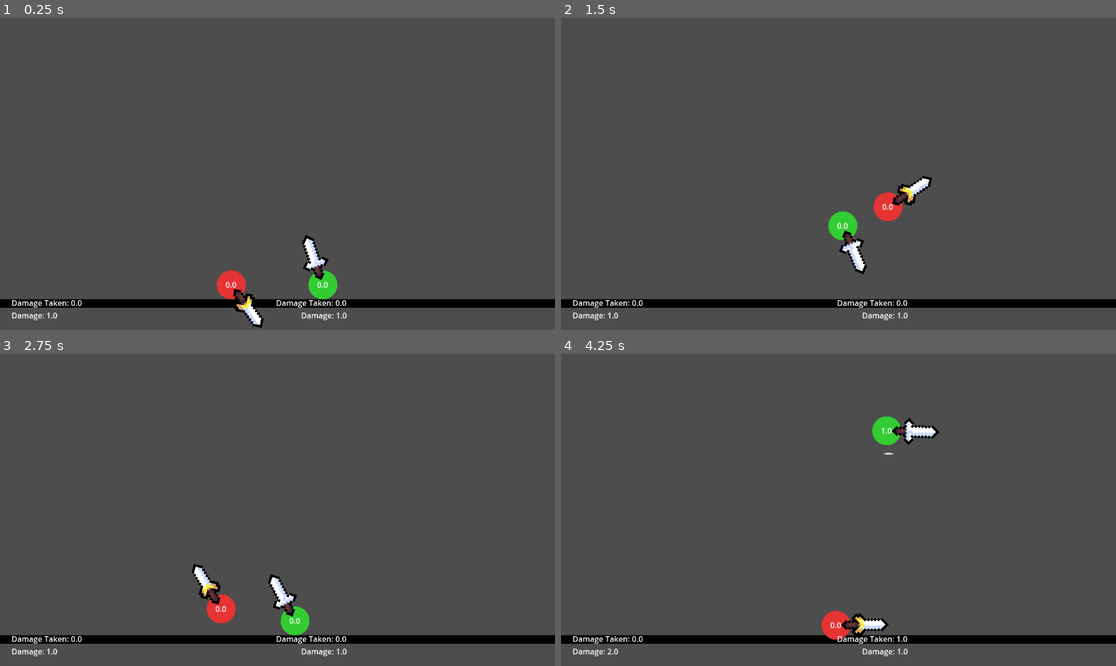
Above: before the commit, frames 1-4 (two rows, left to right).
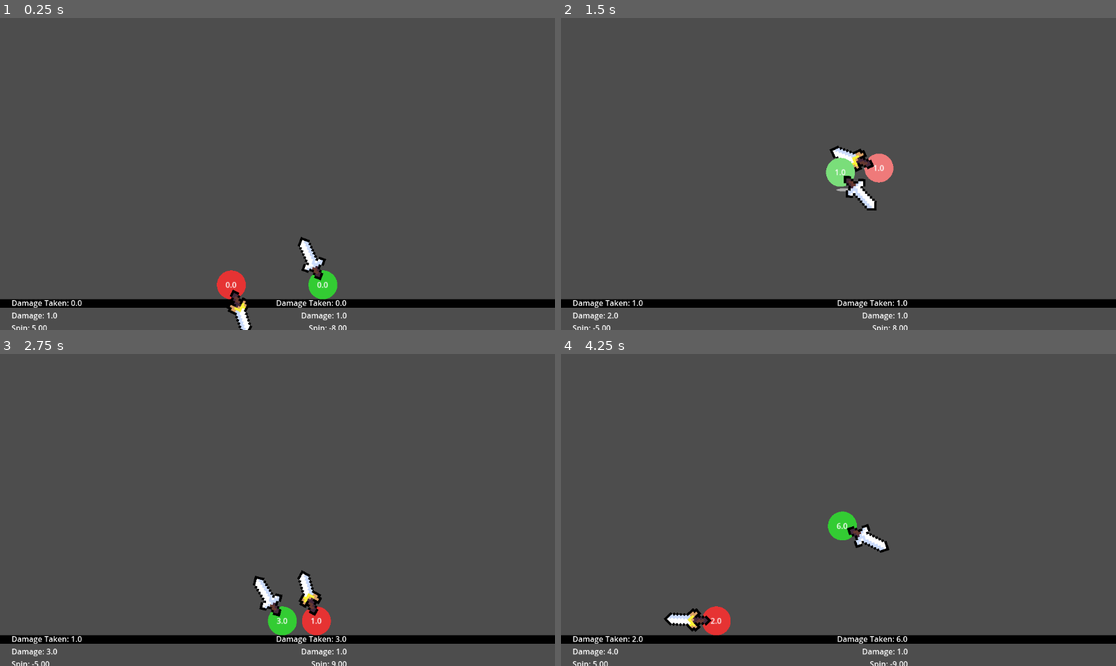
Above: after the commit, the same moments.

Repository: HarryLin349/Super-Smash-Balls
Game: Godot game, scene res://Main.tscn
Two runs of this game, one before a commit and one after it. Both use one fixed random seed, a clock stepped at 60 frames per second and the inputs below.
Inputs:
- Up to frame 1 (0.25 s): no input
- Up to frame 2 (1.5 s): no input
- Up to frame 3 (2.75 s): no input
- Up to frame 4 (4.25 s): no input

The runs differ from the first frame. In frame 1, 0.9% of the frame differs, in the area x 2-63%, y 69-100%; in frame 2, 2.8%; in frame 3, 2.5%; in frame 4, 2.9%, in the area x 2-69%, y 20-100%.

Commit message:
damage and balance adjustments

Diff:
--- a/Ball.gd
+++ b/Ball.gd
@@ -31,6 +31,7 @@
 @export var double_jump_ring_duration := 0.5
 @export var max_double_jumps := 1
 @export var weight := 1.0
+@export var damage_knockback_cooldown := 0.12
 
 static var _hit_stop_active := false
 var _flash_timer := 0.0
@@ -42,6 +43,7 @@
 var _trail_timer := 0.0
 var _double_jumps_used := 0
 var _suppress_knockback_until := 0
+var _last_damage_knockback_ms := 0
 
 var damage_taken := 0.0
 
@@ -108,6 +110,11 @@
 	if source != null:
 		if Time.get_ticks_msec() < _suppress_knockback_until:
 			return
+		var now := Time.get_ticks_msec()
+		if now - _last_damage_knockback_ms < int(damage_knockback_cooldown * 1000.0):
+			return
+		_last_damage_knockback_ms = now
+		linear_velocity *= 0.1
 		var direction := (global_position - source.global_position).normalized()
 		if direction == Vector2.ZERO:
 			direction = Vector2.RIGHT
--- a/DaggerBall.gd
+++ b/DaggerBall.gd
@@ -1,14 +1,14 @@
 extends WeaponBall
 class_name DaggerBall
 
-@export var dagger_rotation_multiplier := 2.0
-@export var dagger_damage_impulse_multiplier := 0.5
-@export var dagger_rotation_increment := 3
+#@export var dagger_rotation_multiplier := 2.0
+#@export var dagger_damage_impulse_multiplier := 0.5
+@export var dagger_rotation_increment := 1.0
 
 func _ready() -> void:
 	super._ready()
-	sword_rotation_speed *= dagger_rotation_multiplier
-	damage_knockback_impulse *= dagger_damage_impulse_multiplier
+	weapon_rotation_speed = 8.0
+	damage_knockback_impulse = 180
 	damage_increment = 0.0
 	max_double_jumps = 2
 	weight = 0.8
@@ -17,7 +17,7 @@
 	attraction_force *= 1.2
 	attraction_speed_cap *= 1.2
 
-func _on_sword_body_entered(body: Node) -> void:
-	super._on_sword_body_entered(body)
+func _on_weapon_body_entered(body: Node) -> void:
+	super._on_weapon_body_entered(body)
 	if body is Ball and body != self:
-		sword_rotation_speed += dagger_rotation_increment
+		weapon_rotation_speed = absf(weapon_rotation_speed) + dagger_rotation_increment
--- a/Main.gd
+++ b/Main.gd
@@ -39,7 +39,7 @@
 	ball_left.ball_color = Color(0.9, 0.2, 0.2)
 	ball_right.ball_id = 2
 	ball_right.ball_color = Color(0.2, 0.8, 0.2)
-	ball_right.sword_rotation_speed = -abs(ball_right.sword_rotation_speed)
+	ball_right.set_spin_direction(-1.0)
 
 func _connect_signals() -> void:
 	ball_left.damage_taken_changed.connect(_on_damage_taken_changed)
@@ -75,7 +75,8 @@
 	_update_stats(ball_id, damage_taken_value, damage)
 
 func _update_stats(ball_id: int, damage_taken: float, damage: float) -> void:
-	var text := "Damage Taken: %.1f\nDamage: %.1f" % [damage_taken, damage]
+	var rotation_value := ball_left.get_spin_speed() if ball_id == 1 else ball_right.get_spin_speed()
+	var text := "Damage Taken: %.1f\nDamage: %.1f\nSpin: %.2f" % [damage_taken, damage, rotation_value]
 	if ball_id == 1:
 		left_stats.text = text
 	else:
--- a/SwordBall.gd
+++ b/SwordBall.gd
@@ -5,3 +5,5 @@
 	super._ready()
 	weight = 1.0
 	damage_increment = 1.0
+	random_jump_chance_per_second *= 1.2
+	damage_knockback_impulse = 500
--- a/WeaponBall.gd
+++ b/WeaponBall.gd
@@ -7,31 +7,40 @@
 
 @export var damage := 1.0
 @export var damage_increment := 0.0
-@export var sword_rotation_speed := 3.8
-@export var sword_orbit_radius := 60.0
-@export var clash_impulse := 260.0
+@export var weapon_rotation_speed := 5
+@export var weapon_orbit_radius := 60.0
+@export var clash_impulse := 60.0
 @export var clash_knockback_suppress_time := 0.08
 
-@onready var sword_pivot: Node2D = $SwordPivot
-@onready var sword: Area2D = $SwordPivot/Sword
+@onready var weapon_pivot: Node2D = $SwordPivot
+@onready var weapon: Area2D = $SwordPivot/Sword
 @onready var sfx_slash: AudioStreamPlayer2D = $SfxSlash
 @onready var sfx_clash: AudioStreamPlayer2D = $SfxClash
 
 func _ready() -> void:
 	super._ready()
+	weapon_rotation_speed = absf(weapon_rotation_speed)
 
-	sword.position = Vector2(sword_orbit_radius, 0.0)
-	sword.body_entered.connect(_on_sword_body_entered)
-	sword.area_entered.connect(_on_sword_area_entered)
-	sword.monitoring = true
-	sword.monitorable = true
+	weapon.position = Vector2(weapon_orbit_radius, 0.0)
+	weapon.body_entered.connect(_on_weapon_body_entered)
+	weapon.area_entered.connect(_on_weapon_area_entered)
+	weapon.monitoring = true
+	weapon.monitorable = true
 	emit_signal("damage_changed", ball_id, damage)
 
 func _physics_process(delta: float) -> void:
 	super._physics_process(delta)
-	sword_pivot.rotation += sword_rotation_speed * delta
 
-func _on_sword_body_entered(body: Node) -> void:
+func _process(delta: float) -> void:
+	weapon_pivot.rotation += weapon_rotation_speed * _spin_dir * delta
+
+func get_spin_speed() -> float:
+	return weapon_rotation_speed * _spin_dir
+
+func set_spin_direction(direction: float) -> void:
+	_spin_dir = -1.0 if direction < 0.0 else 1.0
+
+func _on_weapon_body_entered(body: Node) -> void:
 	if body == self:
 		return
 	if body is Ball:
@@ -41,17 +50,18 @@
 		damage += damage_increment
 		emit_signal("damage_changed", ball_id, damage)
 
-func _on_sword_area_entered(area: Area2D) -> void:
+
+func _on_weapon_area_entered(area: Area2D) -> void:
 	var now := Time.get_ticks_msec()
 	if now - _last_clash_ms < 120:
 		return
-	if area == sword:
+	if area == weapon:
 		return
 	var other_ball := _find_ball_owner(area)
 	if other_ball == null or other_ball == self:
 		return
 	_last_clash_ms = now
-	sword_rotation_speed = -sword_rotation_speed
+	_spin_dir *= -1.0
 	sfx_clash.play()
 	var direction := (global_position - other_ball.global_position).normalized()
 	if direction == Vector2.ZERO:
@@ -63,7 +73,7 @@
 
 func _on_clash_from(other_ball: Ball) -> void:
 	_last_clash_ms = Time.get_ticks_msec()
-	sword_rotation_speed = -sword_rotation_speed
+	_spin_dir *= -1.0
 	var direction := (global_position - other_ball.global_position).normalized()
 	if direction == Vector2.ZERO:
 		direction = Vector2.LEFT
@@ -78,3 +88,4 @@
 			return null
 		current = current.get_parent()
 	return null
+var _spin_dir := 1.0
